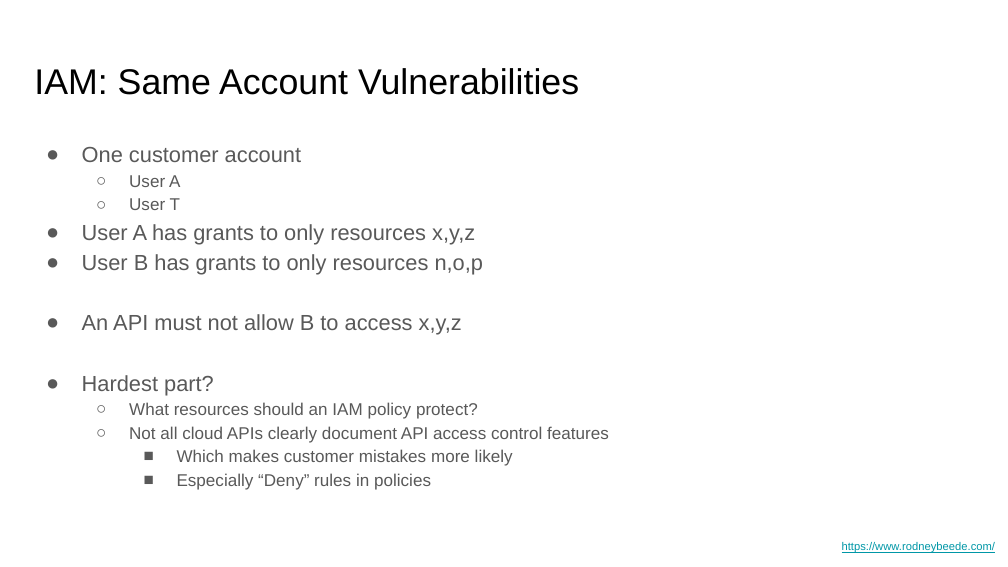
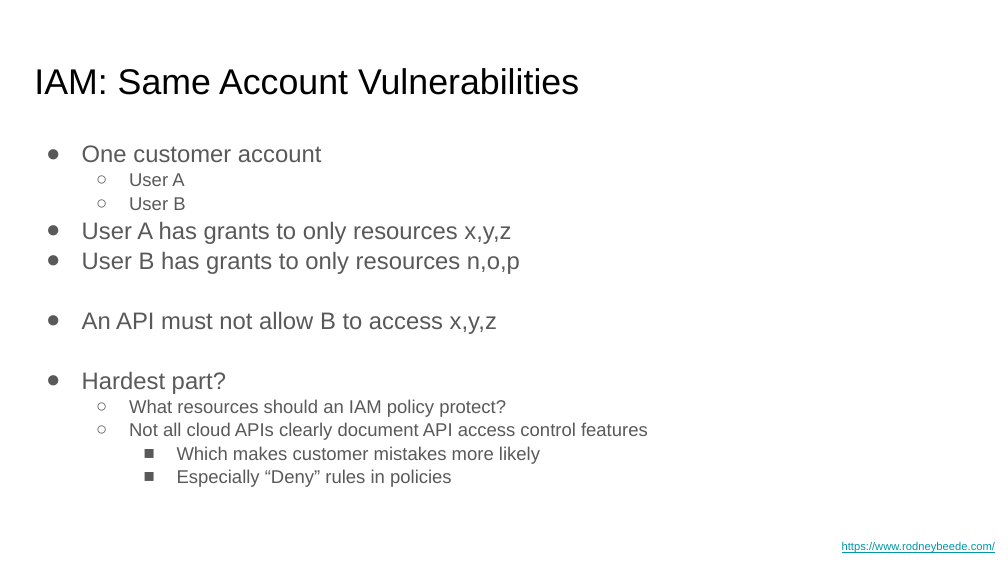
Before and after one commit to rbeede/BSidesSATX2023, a slide deck: slide 41 of Pen-testing Cloud REST APIs - BSidesSATX2023.pptx. Drawn at 1008x567 pixels with LibreOffice and Linux fonts; fonts in the diff are those of the drawing. Boxes give left, top, right and bottom in pixels: in the first picture for what was removed or moved away, otherwise in the second. Text is boxed around its words. In the diff, an @@ line names an element or a change of style, - is before the commit and + after.

```diff
--- a/Pen-testing Cloud REST APIs - BSidesSATX2023.pptx
+++ b/Pen-testing Cloud REST APIs - BSidesSATX2023.pptx
@@ text at (82,145,648,487): size 15.7 to 17 pt in "One customer account", "User A has grants to only resources ...", "User B has grants to only resources ...", "An API must not allow B to ..." and 1 more places; size 12.2 to 13.2 pt in "User A", "What resources should an IAM policy protect?", "Not all cloud APIs clearly document API ...", "Which makes customer mistakes more likely" and 1 more places; line spacing 1.15 to 1.05 @@
@@ text at (129,197,185,210): text changed; size 12.2 to 13.2 pt @@
-  ○ User T
+  ○ User B
```
Also in this commit, not shown: 5 other slides changed, 2 other files.
